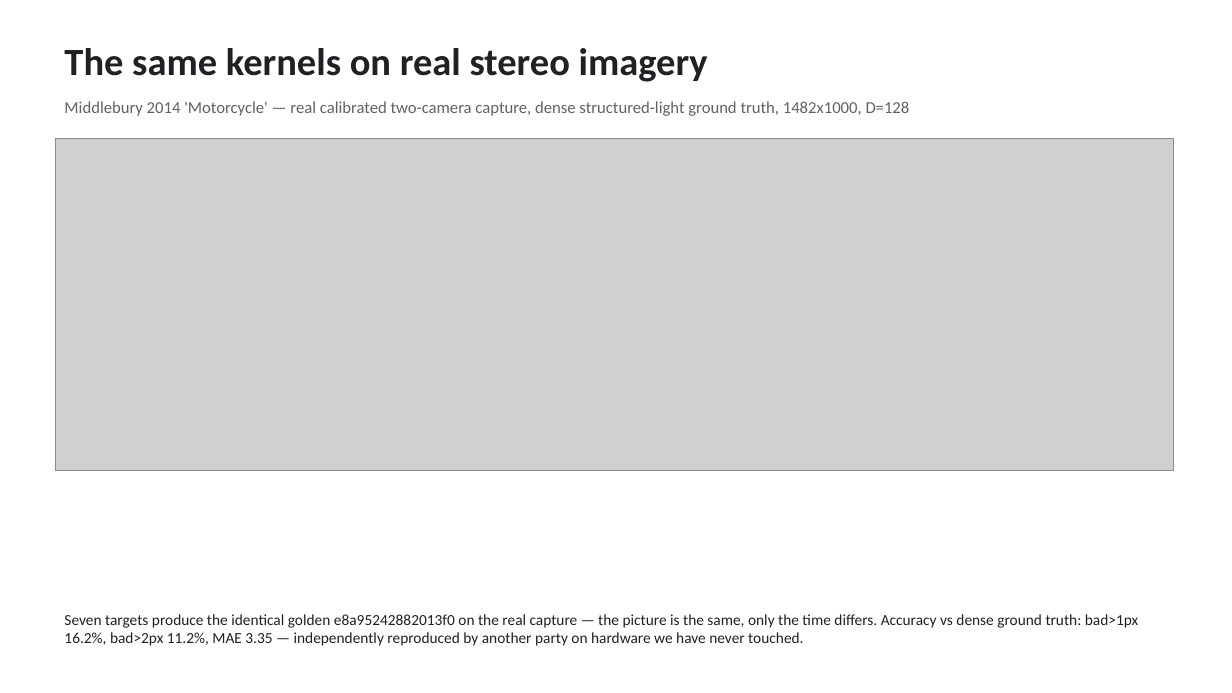
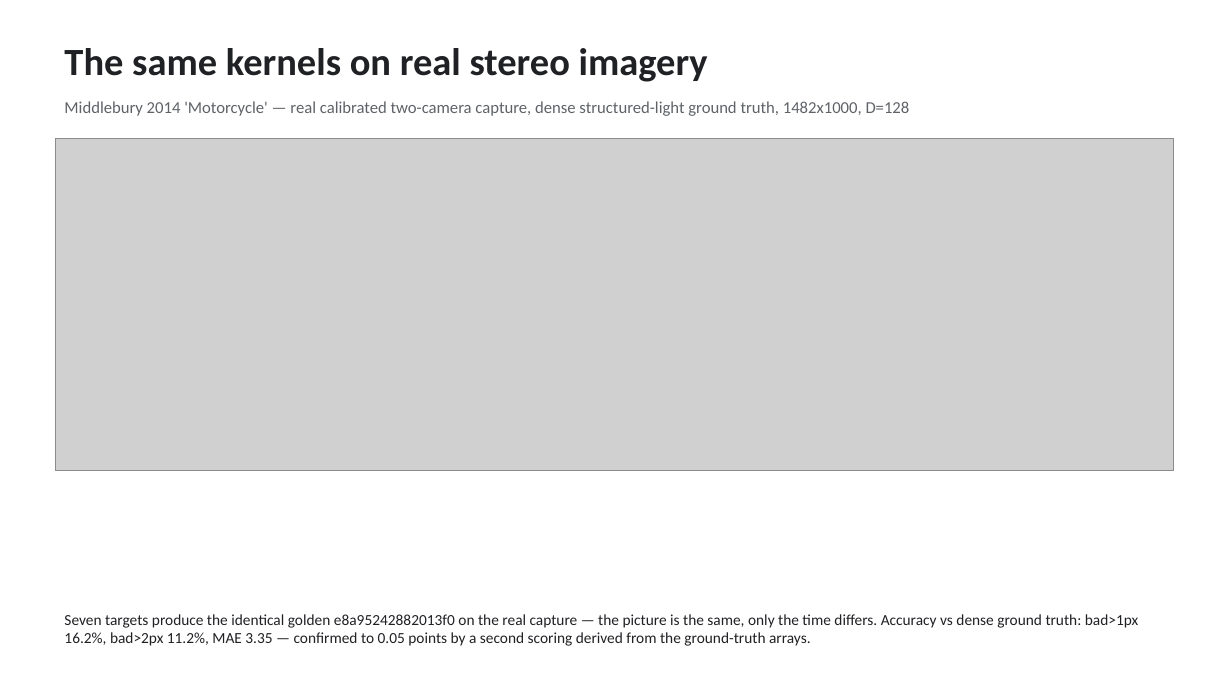
Before and after one commit to kylefoxaustin/sgm-bench, a slide deck: slide 7 of docs/sgm-two-resolutions.pptx. Drawn at 1232x693 pixels with LibreOffice and Linux fonts; fonts in the diff are those of the drawing; grey boxes stand for pictures. Boxes give left, top, right and bottom in pixels: in the first picture for what was removed or moved away, otherwise in the second. Text is boxed around its words. In the diff, an @@ line names an element or a change of style, - is before the commit and + after.

Commit message:
all measurements attributed to the author; no second party anywhere
Completes the previous commit. The two passages I had deliberately left as
independent reproductions are rewritten as the author's own repeat
measurements, and their claims are downgraded to match -- because a result
you produced yourself is a SECOND MEASUREMENT, not an independent
reproduction, and keeping the stronger word while changing the actor would
have been the dishonest half of the edit.

  - the A78C bandwidth cell now reads 'repeat measurements of the same cell
    read 22.86 / 22.18', not 'independently reproduced'
  - the real-imagery accuracy trio now reads 'confirmed by a second,
    separately derived scoring' -- which is the part that actually carries
    weight: the numbers were re-derived from the ground-truth arrays rather
    than copied from the table, and agree to 0.05 points
  - REPORT's 'reproduced independently' section becomes 're-derived, not
    copied', with the table column relabelled accordingly

Also clears the last four 'qualcomm session' attributions in REPORT.md and
the possessives that trailed them. A tree-wide grep for every variant is
clean, and the three decks' XML is clean too. References to Qualcomm as
SILICON (IQ-9075, Hexagon NSP) are untouched -- those are part names.

```diff
--- a/docs/sgm-two-resolutions.pptx
+++ b/docs/sgm-two-resolutions.pptx
@@ text at box(64, 614, 1138, 646): text changed @@
-Seven targets produce the identical golden e8a95242882013f0 on the real capture — the picture is the same, only the time differs. Accuracy vs dense ground truth: bad>1px 16.2%, bad>2px 11.2%, MAE 3.35 — independently reproduced by another party on hardware we have never touched.
+Seven targets produce the identical golden e8a95242882013f0 on the real capture — the picture is the same, only the time differs. Accuracy vs dense ground truth: bad>1px 16.2%, bad>2px 11.2%, MAE 3.35 — confirmed to 0.05 points by a second scoring derived from the ground-truth arrays.
```
Also in this commit, not shown: 5 other files.
